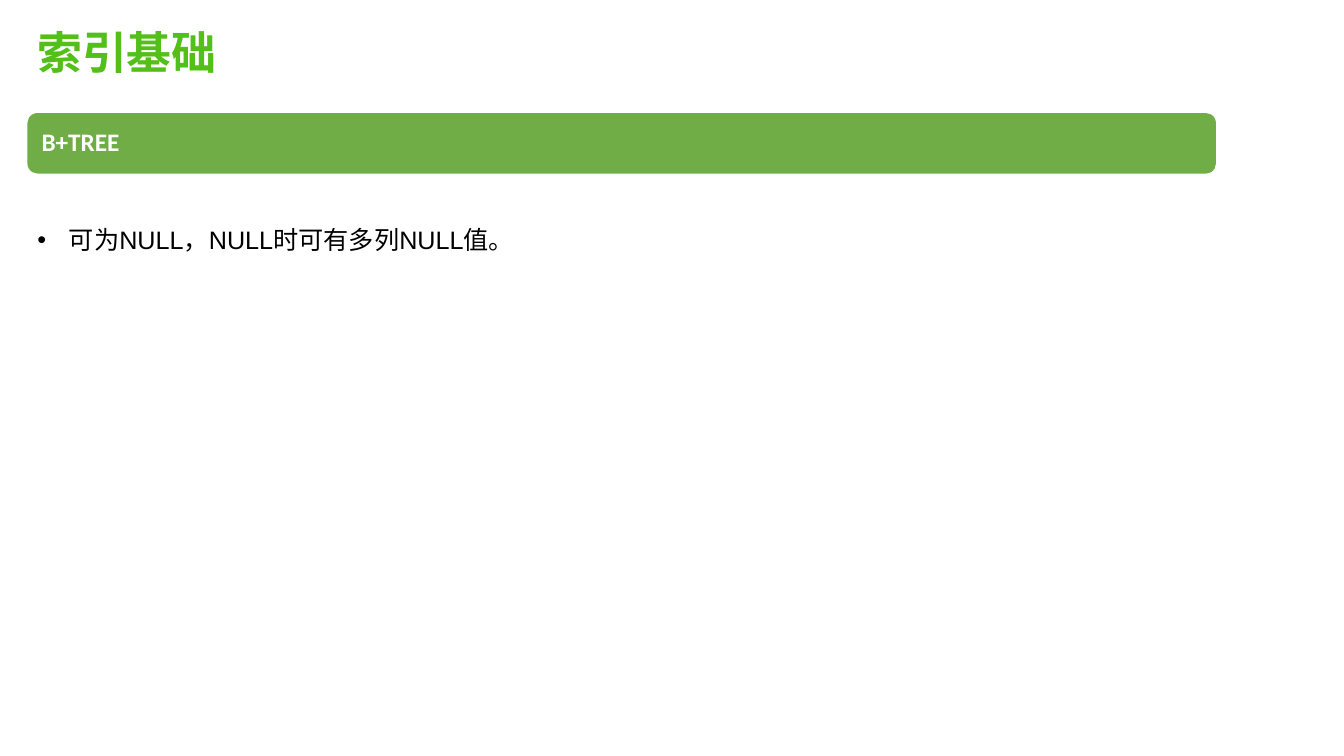
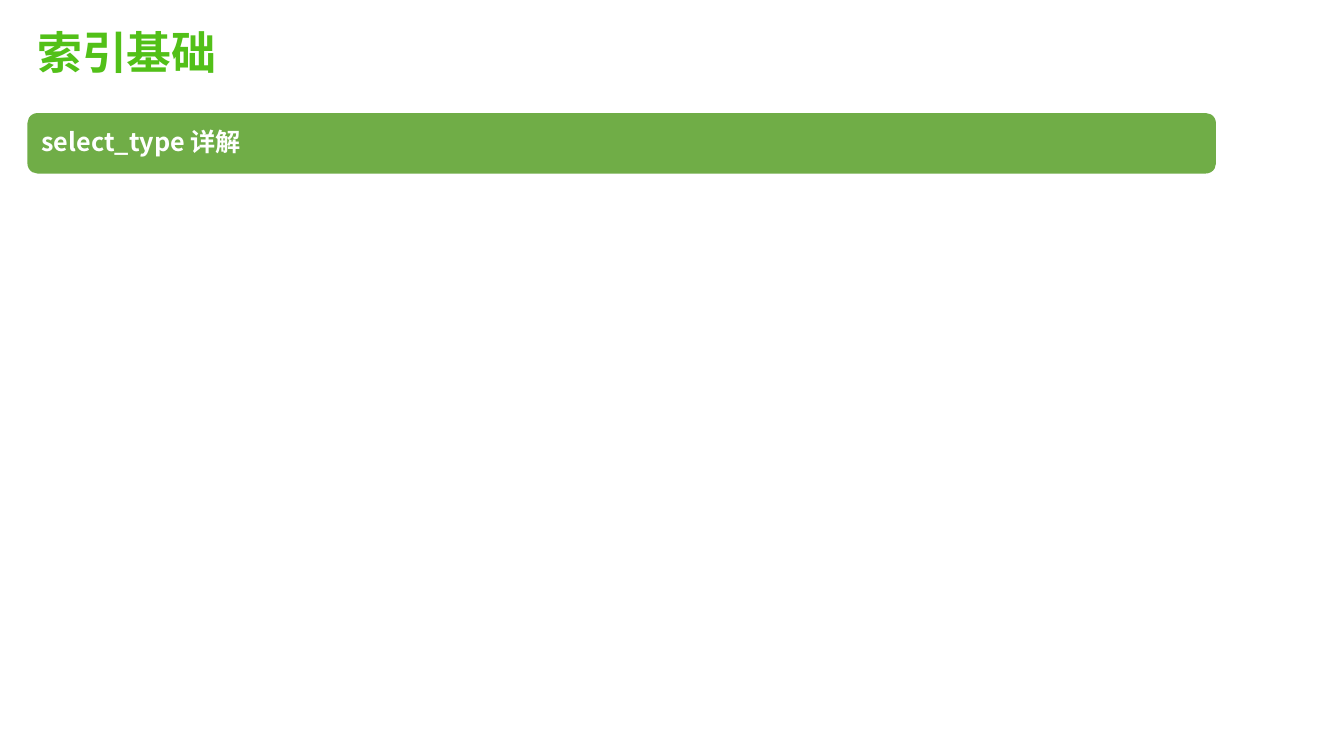
Before and after one commit to robertchengzy/kata, a slide deck: slide 21 of mysql-index.pptx (slide 5 before the commit). Drawn at 1344x756 pixels with LibreOffice and Linux fonts; fonts in the diff are those of the drawing. Boxes give left, top, right and bottom in pixels: in the first picture for what was removed or moved away, otherwise in the second. Text is boxed around its words. In the diff, an @@ line names an element or a change of style, - is before the commit and + after.

```diff
--- a/mysql-index.pptx
+++ b/mysql-index.pptx
@@ text at <box>42,129,241,157</box>: text changed; font Calibri to Noto Sans CJK SC @@
-B+TREE
+select_type 详解
@@ text removed at <box>69,228,514,252</box> @@
-• 可为NULL，NULL时可有多列NULL值。
```
Also in this commit, not shown: 6 other slides changed, 2 slides added.
